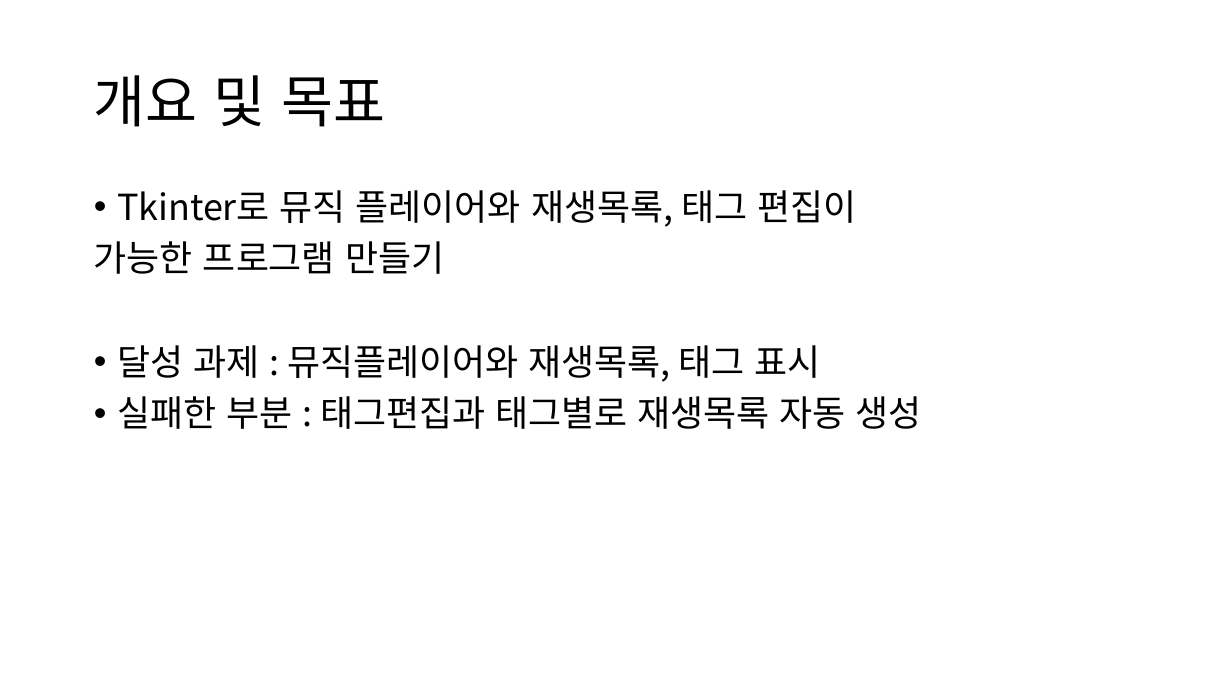
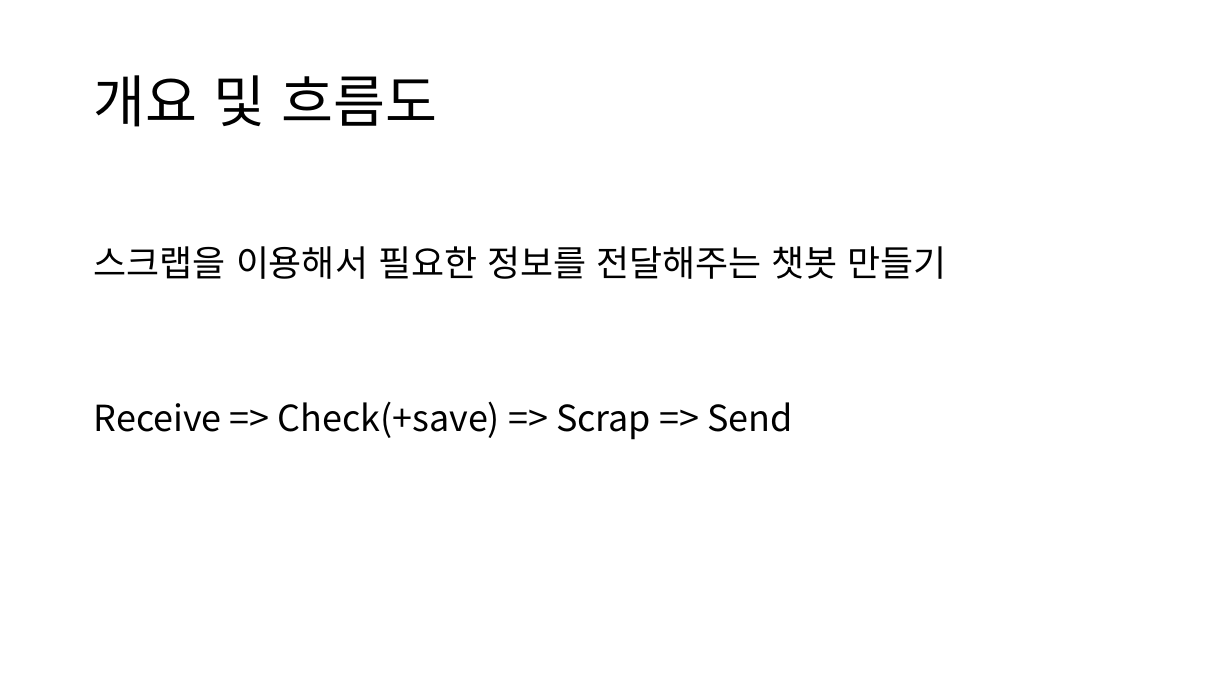
Before and after one commit to dhc518/Script2023, a slide deck: slide 3 of project/music_player/스크립트 프로젝트 발표자료.pptx. Drawn at 1232x693 pixels with LibreOffice and Linux fonts; fonts in the diff are those of the drawing. Boxes give left, top, right and bottom in pixels: in the first picture for what was removed or moved away, otherwise in the second. Text is boxed around its words. In the diff, an @@ line names an element or a change of style, - is before the commit and + after.

```diff
--- a/project/music_player/스크립트 프로젝트 발표자료.pptx
+++ b/project/music_player/스크립트 프로젝트 발표자료.pptx
@@ title at (94,75,437,127): text changed @@
-개요 및 목표
+개요 및 흐름도
@@ text at (94,246,946,440): text changed @@
-• Tkinter로 뮤직 플레이어와 재생목록, 태그 편집이
-가능한 프로그램 만들기
-• 달성 과제 : 뮤직플레이어와 재생목록, 태그 표시
-• 실패한 부분 : 태그편집과 태그별로 재생목록 자동 생성
+스크랩을 이용해서 필요한 정보를 전달해주는 챗봇 만들기
+Receive => Check(+save) => Scrap => Send
```
Also in this commit, not shown: 2 other slides changed, 4 slides added, 4 slides removed, 9 other files.
